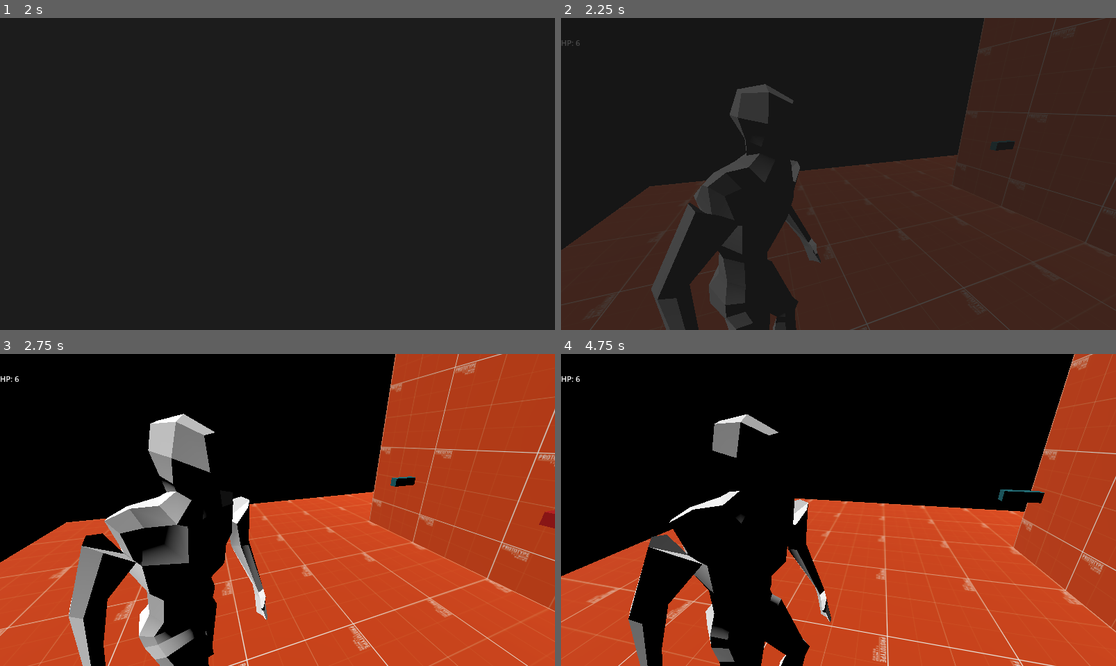
Above: before the commit, frames 1-4 (two rows, left to right).
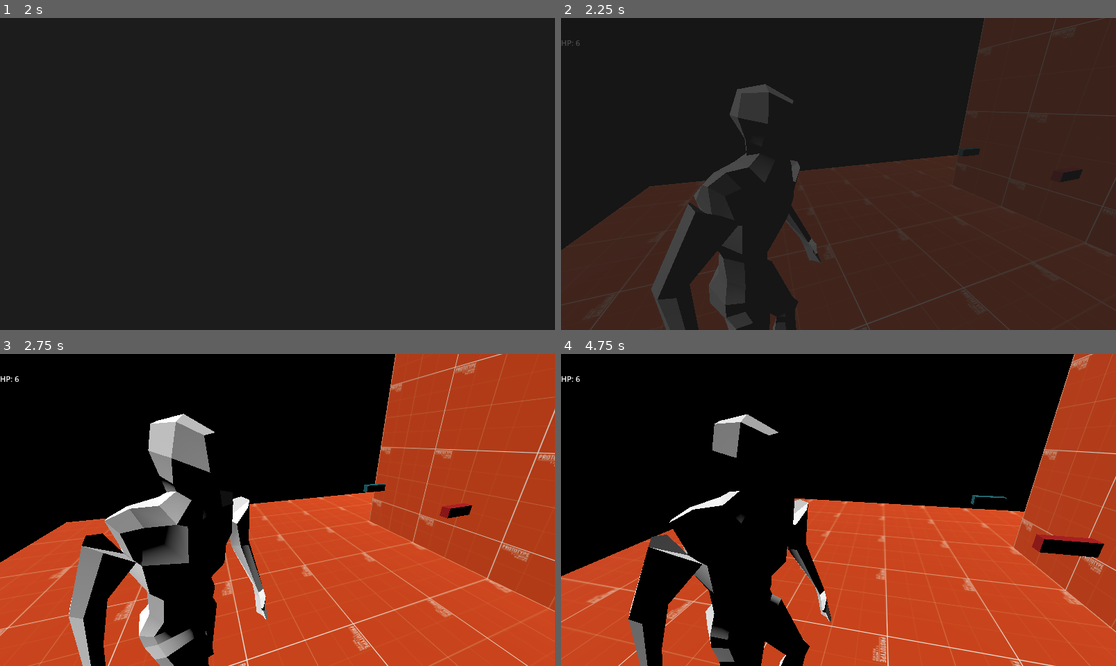
Above: after the commit, the same moments.

Repository: Vosnov/GD_APrototype
Game: Godot game, scene res://Scenes/Menu/main_menu.tscn
The game is run twice, just before and just after one commit, with the same random seed, the same clock (stepped at 60 frames per second) and the same inputs. The engine's default icon, where the game draws it, is replaced by a stand-in: a white triangle on a blue panel in a dark square.
Inputs (mouse positions are in pixels of both pictures, inside the frame that each line leads up to):
- Up to frame 1 (2 s): click "New game" at 0.5 s; click "New game" at 1.25 s
- Up to frame 2 (2.25 s): tap Enter at 2 s; move the mouse to (866, 174) at 2.02 s; hold D (right) from 2.03 s (still down); click (866, 174) at 2.1 s
- Up to frame 3 (2.75 s): keep holding D (right)
- Up to frame 4 (4.75 s): move the mouse to (810, 510) at 2.77 s; release D (right) at 2.78 s; hold A (left) 2.78-3.53 s; tap E (action) at 2.85 s; click (810, 510) at 3.05 s; move the mouse to (849, 503) at 3.52 s; hold Right mouse button (aim) 3.53-4.28 s; hold D (right) from 3.53 s (still down); click (849, 503) at 3.8 s; move the mouse to (832, 516) at 4.27 s; tap S (bottom) at 4.35 s; click (832, 516) at 4.55 s

Frame 1 is identical in both runs. In frame 2, 0.3% of the frame differs, in the area x 71-94%, y 39-53%; in frame 3, 0.5%; in frame 4, 0.9%, in the area x 73-98%, y 43-66%.

Commit message:
localization (items, data, doors, save ui)

Diff:
--- a/Data/ammo_data.tres
+++ b/Data/ammo_data.tres
@@ -5,6 +5,6 @@
 
 [resource]
 script = ExtResource("1_02ruj")
-NAME = "Ammo"
-DESCRIPTION = "Its AMMO"
+NAME = "data.ammo.name"
+DESCRIPTION = "data.ammo.description"
 TEXTURE = ExtResource("1_1mobl")
--- a/Data/key_data.tres
+++ b/Data/key_data.tres
@@ -5,6 +5,6 @@
 
 [resource]
 script = ExtResource("1_44y8d")
-NAME = "Key"
-DESCRIPTION = "Its my KEY"
+NAME = "data.key.name"
+DESCRIPTION = "data.key.description"
 TEXTURE = ExtResource("1_pkv14")
--- a/Data/pistol_data.tres
+++ b/Data/pistol_data.tres
@@ -6,6 +6,6 @@
 [resource]
 script = ExtResource("1_idnmw")
 INDEX = 0
-NAME = "Pistol"
-DESCRIPTION = "Its my Pistol"
+NAME = "data.pistol.name"
+DESCRIPTION = "data.pistol.description"
 TEXTURE = ExtResource("1_ufqia")
--- a/Data/shotgun_data.tres
+++ b/Data/shotgun_data.tres
@@ -6,6 +6,6 @@
 [resource]
 script = ExtResource("2_fj584")
 INDEX = 1
-NAME = "Shotgun"
-DESCRIPTION = "Its my shotgun"
+NAME = "data.shotgun.name"
+DESCRIPTION = "data.shotgun.description"
 TEXTURE = ExtResource("1_gvam5")
--- a/Locale/localization.csv
+++ b/Locale/localization.csv
@@ -12,3 +12,18 @@
 loadSaveMenu.accept.loadGame,Load slot %d?,Загрузить слот %d?
 saveBtn.slot,Slot %d,Слот %d
 saveBtn.emptySlot,Empty slot,Пустой слот
+items.take,I picked up the %s,Я подобрал %s
+items.takeAmmo,I picked up the ammo x%d,Я подобрал патроны x%d
+door.close,The door is broken,Дверь сломана
+door.needKey,I need a key for this door,Для этой двери мне нужен ключ
+door.openBy,I used %s,Я использовал %s
+data.ammo.name,Ammo,Патроны
+data.ammo.description,Ammo,Патроны
+data.key.name,Key,Ключ
+data.key.description,Key,Ключ
+data.pistol.name,Pistol,Пистолет
+data.pistol.description,Pistol,Пистолет
+data.shotgun.name,Shotgun,Дробовик
+data.shotgun.description,Shotgun,Дробовик
+level.name.saveRoom,Save room,Комната сохранений
+message.saveGame,Save the game?,Сохранить игру?
--- a/Nodes/Charecters/player.tscn
+++ b/Nodes/Charecters/player.tscn
@@ -146,7 +146,7 @@
 [node name="UI" parent="." instance=ExtResource("8_xdrrl")]
 
 [node name="BoneAttachment3D" type="BoneAttachment3D" parent="."]
-transform = Transform3D(-0.48052, 0.33695, 0.80967, 0.873224, 0.269226, 0.406198, -0.0811154, 0.90221, -0.423601, -0.341701, 1.1396, 1.5381)
+transform = Transform3D(-0.478877, 0.36162, 0.799942, 0.872452, 0.297228, 0.38792, -0.0974852, 0.883678, -0.457832, -0.341465, 1.15398, 1.51038)
 bone_name = "Bone.011.R"
 bone_idx = 14
 use_external_skeleton = true
@@ -159,37 +159,37 @@
 transform = Transform3D(-0.4, 0, -6.03983e-08, 0, 0.4, 0, 6.03983e-08, 0, -0.4, 0, 0, 0)
 
 [node name="Skeleton3D" parent="myNewPlayer/Armature" index="0"]
-bones/0/position = Vector3(-0.00137169, -0.37306, -0.00549028)
+bones/0/position = Vector3(-0.00133045, -0.374318, -0.00524507)
 bones/0/rotation = Quaternion(0.0186382, -0.196081, -0.00372765, 0.980404)
 bones/1/rotation = Quaternion(0.0697058, -1.36916e-08, -2.80468e-08, 0.997568)
 bones/2/rotation = Quaternion(0.112641, -2.86949e-14, 2.68558e-08, 0.993636)
 bones/3/rotation = Quaternion(-0.103738, 8.51478e-10, -3.35284e-09, 0.994605)
-bones/4/rotation = Quaternion(0.0983413, 0.195166, 3.18761e-10, 0.975828)
+bones/4/rotation = Quaternion(0.144347, 0.194062, -3.5769e-09, 0.970311)
 bones/5/position = Vector3(0.203192, 1.00571, 0.0142442)
-bones/5/rotation = Quaternion(-0.0815713, -0.376516, -0.764182, 0.517308)
+bones/5/rotation = Quaternion(-0.0868308, -0.368788, -0.763569, 0.522894)
 bones/6/position = Vector3(0.0114507, 0.377625, 0.0379625)
-bones/6/rotation = Quaternion(0.0511254, -0.209452, -0.355579, 0.909439)
-bones/7/rotation = Quaternion(0.563475, 0.191496, -0.0341498, 0.802907)
+bones/6/rotation = Quaternion(0.0506516, -0.208768, -0.367742, 0.904774)
+bones/7/rotation = Quaternion(0.586183, 0.183693, -0.0421638, 0.787952)
 bones/11/position = Vector3(-0.170101, 1.01711, 0.0341247)
-bones/11/rotation = Quaternion(0.245631, 0.471723, 0.672776, 0.51431)
+bones/11/rotation = Quaternion(0.236933, 0.456168, 0.67703, 0.526692)
 bones/12/position = Vector3(-0.0310587, 0.396934, -0.0644502)
-bones/12/rotation = Quaternion(0.374867, -0.0134837, 0.200453, 0.905048)
-bones/13/rotation = Quaternion(0.265171, 0.00146139, -0.165197, 0.949943)
-bones/17/position = Vector3(0.237615, 0.133178, 0.0233334)
-bones/17/rotation = Quaternion(-0.316111, 0.187471, 0.911438, -0.184958)
+bones/12/rotation = Quaternion(0.388839, -0.0130236, 0.202824, 0.898608)
+bones/13/rotation = Quaternion(0.289297, 8.41469e-05, -0.173808, 0.941328)
+bones/17/position = Vector3(0.237362, 0.133262, 0.022537)
+bones/17/rotation = Quaternion(-0.317315, 0.186453, 0.91223, -0.179953)
 bones/17/scale = Vector3(1.00004, 0.999997, 1.00006)
-bones/18/rotation = Quaternion(-0.128576, -0.0165572, -0.231716, 0.964107)
+bones/18/rotation = Quaternion(-0.123598, -0.0168863, -0.219736, 0.967551)
 bones/18/scale = Vector3(0.999992, 0.999997, 1)
-bones/19/position = Vector3(-0.246579, 0.130338, 0.0482693)
-bones/19/rotation = Quaternion(0.539244, 0.0598676, 0.835206, 0.0897943)
+bones/19/position = Vector3(-0.246322, 0.130305, 0.0502838)
+bones/19/rotation = Quaternion(0.539569, 0.0534111, 0.835754, 0.0867582)
 bones/19/scale = Vector3(1.00003, 0.999998, 1.00006)
-bones/20/rotation = Quaternion(-0.149635, -0.0133453, 0.278943, 0.948484)
-bones/21/position = Vector3(-0.00997388, 1.04883, 1.60718)
-bones/22/position = Vector3(-0.344255, 1.10742, 1.57371)
-bones/23/position = Vector3(-0.348552, -2.08237, -0.410144)
-bones/24/position = Vector3(-0.46265, -1.15713, 1.08417)
-bones/25/position = Vector3(0.294687, -2.10187, 0.533548)
-bones/26/position = Vector3(-0.0390172, -1.13174, 1.11219)
+bones/20/rotation = Quaternion(-0.142505, -0.012775, 0.267617, 0.952843)
+bones/21/position = Vector3(-0.00997388, 1.04883, 1.57908)
+bones/22/position = Vector3(-0.344255, 1.10742, 1.54562)
+bones/23/position = Vector3(-0.348552, -2.0892, -0.410246)
+bones/24/position = Vector3(-0.460418, -1.15801, 1.08426)
+bones/25/position = Vector3(0.294987, -2.10201, 0.541296)
+bones/26/position = Vector3(-0.0390798, -1.13179, 1.11246)
 
 [node name="CollisionShape3D" type="CollisionShape3D" parent="."]
 transform = Transform3D(1, 0, 0, 0, 1, 0, 0, 0, 1, 0, -0.0584707, -0.125943)
--- a/Nodes/Interractive/door.tscn
+++ b/Nodes/Interractive/door.tscn
@@ -24,7 +24,7 @@
 
 func _ready():
 	if NEED_KEY_DATA:
-		door_opened_message = str(OPENED_MESSAGE, \" \", NEED_KEY_DATA.NAME)
+		door_opened_message = tr(OPENED_MESSAGE) % [NEED_KEY_DATA.NAME]
 	active_node.ACCEPT_STATE = ACCEPT_STATE
 
 func has_key():
@@ -62,9 +62,9 @@
 
 [node name="Door" type="StaticBody3D"]
 script = SubResource("GDScript_8bmqr")
-CLOSE_MESSAGE = "Door closed"
-NEED_ACCEPT_MESSAGE = "Need key"
-OPENED_MESSAGE = "Door opened by:"
+CLOSE_MESSAGE = "door.close"
+NEED_ACCEPT_MESSAGE = "door.needKey"
+OPENED_MESSAGE = "door.openBy"
 
 [node name="MeshInstance3D" type="MeshInstance3D" parent="."]
 material_override = ExtResource("1_wd37w")
--- a/Nodes/Items/ammo.tscn
+++ b/Nodes/Items/ammo.tscn
@@ -6,6 +6,7 @@
 [sub_resource type="BoxMesh" id="BoxMesh_ijody"]
 
 [node name="Ammo" instance=ExtResource("1_fpl3g")]
+TAKE_MESSAGE = "items.takeAmmo"
 
 [node name="MeshInstance3D" type="MeshInstance3D" parent="." index="2"]
 transform = Transform3D(0.25, 0, 0, 0, 0.25, 0, 0, 0, 0.25, 0, 0, 0)
--- /dev/null
+++ b/Nodes/Items/key_item.tscn
@@ -0,0 +1,20 @@
+[gd_scene load_steps=7 format=3 uid="uid://8t6un8bj7dwc"]
+
+[ext_resource type="PackedScene" uid="uid://cgiy16ss3fg6n" path="res://Nodes/Items/pick_up_base.tscn" id="1_ghlso"]
+[ext_resource type="Resource" uid="uid://c1f5nhddcsns4" path="res://Data/key_data.tres" id="2_unqll"]
+[ext_resource type="Script" path="res://Scripts/Data/slot_data.gd" id="3_bpxw1"]
+[ext_resource type="Material" uid="uid://cy3e66p0m55d0" path="res://Materials/test_mat_4.tres" id="4_fklfo"]
+
+[sub_resource type="Resource" id="Resource_kp74a"]
+script = ExtResource("3_bpxw1")
+ITEM_DATA = ExtResource("2_unqll")
+
+[sub_resource type="BoxMesh" id="BoxMesh_pleoo"]
+
+[node name="KeyItem" instance=ExtResource("1_ghlso")]
+SLOT_DATA = SubResource("Resource_kp74a")
+
+[node name="MeshInstance3D" type="MeshInstance3D" parent="." index="2"]
+transform = Transform3D(0.25, 0, 0, 0, 0.25, 0, 0, 0, 0.25, 0, 0, 0)
+material_override = ExtResource("4_fklfo")
+mesh = SubResource("BoxMesh_pleoo")
--- a/Nodes/Items/pick_up_base.tscn
+++ b/Nodes/Items/pick_up_base.tscn
@@ -6,6 +6,7 @@
 [sub_resource type="GDScript" id="GDScript_4pf0e"]
 script/source = "extends Node3D
 
+@export var TAKE_MESSAGE: String = ''
 @export var SLOT_DATA: SlotData
 
 func _ready():
@@ -13,7 +14,10 @@
 		queue_free()
 
 func _on_active_node_action_pressed():
-	Events.emit_signal('message_ui', str('I taked ', SLOT_DATA.ITEM_DATA.NAME))
+	if SLOT_DATA is StackableSlotData:
+		Events.emit_signal('message_ui', tr(TAKE_MESSAGE) % [SLOT_DATA.AMOUNT])
+	else:
+		Events.emit_signal('message_ui', tr(TAKE_MESSAGE) % [SLOT_DATA.ITEM_DATA.NAME])
 	Events.emit_signal('item_pick_up', SLOT_DATA, self)
 "
 
@@ -21,6 +25,7 @@
 
 [node name="PickUpBase" type="Node3D"]
 script = SubResource("GDScript_4pf0e")
+TAKE_MESSAGE = "items.take"
 
 [node name="Area3D" type="Area3D" parent="."]
 collision_layer = 2
--- /dev/null
+++ b/Nodes/Items/pistol_item.tscn
@@ -0,0 +1,22 @@
+[gd_scene load_steps=7 format=3 uid="uid://b7do5bwd05b0w"]
+
+[ext_resource type="PackedScene" uid="uid://cgiy16ss3fg6n" path="res://Nodes/Items/pick_up_base.tscn" id="1_j7cra"]
+[ext_resource type="Resource" uid="uid://d0sjep38cxp8q" path="res://Data/pistol_data.tres" id="2_6v2tu"]
+[ext_resource type="Script" path="res://Scripts/Data/slot_data.gd" id="3_3eqjc"]
+
+[sub_resource type="Resource" id="Resource_m28v7"]
+script = ExtResource("3_3eqjc")
+ITEM_DATA = ExtResource("2_6v2tu")
+
+[sub_resource type="StandardMaterial3D" id="StandardMaterial3D_2afex"]
+albedo_color = Color(0, 0.376471, 0.411765, 1)
+
+[sub_resource type="BoxMesh" id="BoxMesh_1cmn3"]
+
+[node name="PistolItem" instance=ExtResource("1_j7cra")]
+SLOT_DATA = SubResource("Resource_m28v7")
+
+[node name="MeshInstance3D" type="MeshInstance3D" parent="." index="2"]
+transform = Transform3D(0.069, 0, 0, 0, 0.092, 0, 0, 0, 0.299, 0, 0, 0)
+material_override = SubResource("StandardMaterial3D_2afex")
+mesh = SubResource("BoxMesh_1cmn3")
--- /dev/null
+++ b/Nodes/Items/shotgun_item.tscn
@@ -0,0 +1,22 @@
+[gd_scene load_steps=7 format=3 uid="uid://dvnmhjqbx6oyh"]
+
+[ext_resource type="PackedScene" uid="uid://cgiy16ss3fg6n" path="res://Nodes/Items/pick_up_base.tscn" id="1_bm6bv"]
+[ext_resource type="Resource" uid="uid://b6aw1wt4eg03f" path="res://Data/shotgun_data.tres" id="2_6b07s"]
+[ext_resource type="Script" path="res://Scripts/Data/slot_data.gd" id="3_ilpwq"]
+
+[sub_resource type="Resource" id="Resource_5vsln"]
+script = ExtResource("3_ilpwq")
+ITEM_DATA = ExtResource("2_6b07s")
+
+[sub_resource type="StandardMaterial3D" id="StandardMaterial3D_gukwo"]
+albedo_color = Color(0.658824, 0, 0, 1)
+
+[sub_resource type="BoxMesh" id="BoxMesh_2yi30"]
+
+[node name="ShotgunItem" instance=ExtResource("1_bm6bv")]
+SLOT_DATA = SubResource("Resource_5vsln")
+
+[node name="MeshInstance3D" type="MeshInstance3D" parent="." index="2"]
+transform = Transform3D(0.069, 0, 0, 0, 0.092, 0, 0, 0, 0.299, 0, 0, 0)
+material_override = SubResource("StandardMaterial3D_gukwo")
+mesh = SubResource("BoxMesh_2yi30")
--- a/Nodes/UI/save_btn.tscn
+++ b/Nodes/UI/save_btn.tscn
@@ -43,6 +43,7 @@
 text = "Test"
 horizontal_alignment = 1
 vertical_alignment = 1
+autowrap_mode = 2
 uppercase = true
 
 [node name="Date" type="Label" parent="Control/VBoxContainer"]
--- a/Nodes/UI/save_ui.tscn
+++ b/Nodes/UI/save_ui.tscn
@@ -47,7 +47,7 @@
 		btn.SAVE_INDEX = index
 
 		if save_data != null:
-			btn.LEVEL_NAME = save_data.level_name
+			btn.LEVEL_NAME = tr(save_data.level_name)
 			btn.DATE = GlobalVariables.get_date_format(save_data.date)
 		else:
 			btn.IS_EMPTY = true
@@ -63,7 +63,7 @@
 [node name="SaveUI" type="CanvasLayer"]
 process_mode = 3
 script = SubResource("GDScript_d28fw")
-SAVE_MESSAGE = "Save?"
+SAVE_MESSAGE = "message.saveGame"
 ACCEPT_UI = ExtResource("1_y2kgs")
 SAVE_BTN_UI = ExtResource("2_yc81m")
 
--- a/Scenes/room_3.tscn
+++ b/Scenes/room_3.tscn
@@ -1,21 +1,12 @@
-[gd_scene load_steps=14 format=3 uid="uid://bekqfj12terc0"]
+[gd_scene load_steps=9 format=3 uid="uid://bekqfj12terc0"]
 
 [ext_resource type="Material" uid="uid://bnqe3hv7a5mjc" path="res://Materials/test_mat_1.tres" id="1_q0tqy"]
+[ext_resource type="PackedScene" uid="uid://8t6un8bj7dwc" path="res://Nodes/Items/key_item.tscn" id="3_v7qhv"]
 [ext_resource type="Material" uid="uid://dwxhp3awetry4" path="res://Materials/test_mat_3.tres" id="4_hj3s7"]
 [ext_resource type="PackedScene" uid="uid://dmruxdnqw4rtm" path="res://Nodes/Charecters/player.tscn" id="5_jafbj"]
 [ext_resource type="PackedScene" uid="uid://728vxpr147if" path="res://Nodes/MainCamera.tscn" id="6_kg5le"]
-[ext_resource type="PackedScene" uid="uid://cgiy16ss3fg6n" path="res://Nodes/Items/pick_up_base.tscn" id="7_chj7x"]
-[ext_resource type="Material" uid="uid://cy3e66p0m55d0" path="res://Materials/test_mat_4.tres" id="8_cy7ol"]
-[ext_resource type="Resource" uid="uid://c1f5nhddcsns4" path="res://Data/key_data.tres" id="8_ro5wj"]
-[ext_resource type="Script" path="res://Scripts/Data/slot_data.gd" id="9_c4jyp"]
 [ext_resource type="PackedScene" uid="uid://bqfcpdoke7pig" path="res://Nodes/Charecters/Enemy/enemy_type_1.tscn" id="10_adyxq"]
 [ext_resource type="PackedScene" uid="uid://dsbmcxe7n4yyv" path="res://Nodes/Interractive/door.tscn" id="10_b48wn"]
-
-[sub_resource type="Resource" id="Resource_hxhg7"]
-script = ExtResource("9_c4jyp")
-ITEM_DATA = ExtResource("8_ro5wj")
-
-[sub_resource type="BoxMesh" id="BoxMesh_t8i8q"]
 
 [sub_resource type="NavigationMesh" id="NavigationMesh_e1a6g"]
 vertices = PackedVector3Array(-3.6, 4.965, -13.9211, -2.2, 4.965, -14.1211, -2.4, 4.965, -14.9211, -9.8, 4.965, -14.921 …(2960 unchanged characters)…
@@ -35,14 +26,8 @@
 transform = Transform3D(1, 0, 1.06581e-14, 0, 1, 0, -1.06581e-14, 0, 1, 0.111892, 1.45736, 4.36333)
 TARGET = NodePath("../Player2")
 
-[node name="PickUpBase" parent="." instance=ExtResource("7_chj7x")]
+[node name="KeyItem" parent="." instance=ExtResource("3_v7qhv")]
 transform = Transform3D(1, 0, 0, 0, 1, 0, 0, 0, 1, 3.65997, 1.38675, -5.52475)
-SLOT_DATA = SubResource("Resource_hxhg7")
-
-[node name="MeshInstance3D" type="MeshInstance3D" parent="PickUpBase"]
-transform = Transform3D(0.25, 0, 0, 0, 0.25, 0, 0, 0, 0.25, 0, 0, 0)
-material_override = ExtResource("8_cy7ol")
-mesh = SubResource("BoxMesh_t8i8q")
 
 [node name="Door" parent="." instance=ExtResource("10_b48wn")]
 transform = Transform3D(1, 0, 0, 0, 1, 0, 0, 0, 1, 0, 1.5, 5.95)
--- a/Scenes/save_room.tscn
+++ b/Scenes/save_room.tscn
@@ -44,5 +44,5 @@
 
 [node name="SaveNode" parent="." instance=ExtResource("6_0p0iw")]
 transform = Transform3D(-4.37114e-08, 0, 1, 0, 1, 0, -1, 0, -4.37114e-08, -0.639866, 1.56396, -1.81688)
-LEVEL_NAME = "Save Room"
+LEVEL_NAME = "level.name.saveRoom"
 LEVEL_PATH = "res://Scenes/save_room.tscn"
--- a/Scenes/test_scene.tscn
+++ b/Scenes/test_scene.tscn
@@ -1,32 +1,12 @@
-[gd_scene load_steps=16 format=3 uid="uid://ymyfncjem0fi"]
+[gd_scene load_steps=8 format=3 uid="uid://ymyfncjem0fi"]
 
 [ext_resource type="PackedScene" uid="uid://dmruxdnqw4rtm" path="res://Nodes/Charecters/player.tscn" id="1_i475y"]
 [ext_resource type="Material" uid="uid://bnqe3hv7a5mjc" path="res://Materials/test_mat_1.tres" id="1_raqd1"]
 [ext_resource type="PackedScene" uid="uid://728vxpr147if" path="res://Nodes/MainCamera.tscn" id="2_0qrda"]
 [ext_resource type="Resource" uid="uid://c1f5nhddcsns4" path="res://Data/key_data.tres" id="4_8r63q"]
-[ext_resource type="PackedScene" uid="uid://cgiy16ss3fg6n" path="res://Nodes/Items/pick_up_base.tscn" id="6_pcpq6"]
+[ext_resource type="PackedScene" uid="uid://b7do5bwd05b0w" path="res://Nodes/Items/pistol_item.tscn" id="6_lsgla"]
 [ext_resource type="PackedScene" uid="uid://dsbmcxe7n4yyv" path="res://Nodes/Interractive/door.tscn" id="7_1ch7u"]
-[ext_resource type="Resource" uid="uid://d0sjep38cxp8q" path="res://Data/pistol_data.tres" id="7_b3r7h"]
-[ext_resource type="Script" path="res://Scripts/Data/slot_data.gd" id="8_2g34r"]
-[ext_resource type="Resource" uid="uid://b6aw1wt4eg03f" path="res://Data/shotgun_data.tres" id="9_e183l"]
-
-[sub_resource type="Resource" id="Resource_l1bxx"]
-script = ExtResource("8_2g34r")
-ITEM_DATA = ExtResource("7_b3r7h")
-
-[sub_resource type="StandardMaterial3D" id="StandardMaterial3D_124ax"]
-albedo_color = Color(0, 0.376471, 0.411765, 1)
-
-[sub_resource type="BoxMesh" id="BoxMesh_rcw2w"]
-
-[sub_resource type="Resource" id="Resource_6xmej"]
-script = ExtResource("8_2g34r")
-ITEM_DATA = ExtResource("9_e183l")
-
-[sub_resource type="StandardMaterial3D" id="StandardMaterial3D_xxj47"]
-albedo_color = Color(0.658824, 0, 0, 1)
-
-[sub_resource type="BoxMesh" id="BoxMesh_f8fqw"]
+[ext_resource type="PackedScene" uid="uid://dvnmhjqbx6oyh" path="res://Nodes/Items/shotgun_item.tscn" id="7_chgd7"]
 
 [node name="TestScene" type="Node3D"]
 
@@ -92,20 +72,8 @@
 transform = Transform3D(-4.37114e-08, 0, 1, 0, 1, 0, -1, 0, -4.37114e-08, 1.07001, 1.52476, 9.83544)
 TARGET = NodePath("../Player2")
 
-[node name="PickUpBase" parent="." instance=ExtResource("6_pcpq6")]
-transform = Transform3D(1, 0, 0, 0, 1, 0, 0, 0, 1, 0.35014, 1.64865, 6.92981)
-SLOT_DATA = SubResource("Resource_l1bxx")
+[node name="PistolItem" parent="." instance=ExtResource("6_lsgla")]
+transform = Transform3D(1, 0, 0, 0, 1, 0, 0, 0, 1, 0, 1.5, 7)
 
-[node name="MeshInstance3D" type="MeshInstance3D" parent="PickUpBase"]
-transform = Transform3D(0.069, 0, 0, 0, 0.092, 0, 0, 0, 0.299, 0, 0, 0)
-material_override = SubResource("StandardMaterial3D_124ax")
-mesh = SubResource("BoxMesh_rcw2w")
-
-[node name="PickUpBase2" parent="." instance=ExtResource("6_pcpq6")]
-transform = Transform3D(1, 0, 0, 0, 1, 0, 0, 0, 1, 1.5468, 1.61601, 6.88187)
-SLOT_DATA = SubResource("Resource_6xmej")
-
-[node name="MeshInstance3D" type="MeshInstance3D" parent="PickUpBase2"]
-transform = Transform3D(0.069, 0, 0, 0, 0.092, 0, 0, 0, 0.299, 0, 0, 0)
-material_override = SubResource("StandardMaterial3D_xxj47")
-mesh = SubResource("BoxMesh_f8fqw")
+[node name="ShotgunItem" parent="." instance=ExtResource("7_chgd7")]
+transform = Transform3D(1, 0, 0, 0, 1, 0, 0, 0, 1, 1, 1.5, 7)
--- a/Scripts/Data/item_data.gd
+++ b/Scripts/Data/item_data.gd
@@ -1,6 +1,10 @@
 extends Resource
 class_name ItemData
 
-@export var NAME: String
-@export_multiline var DESCRIPTION: String
+@export var NAME: String:
+	get:
+		return tr(NAME)
+@export var DESCRIPTION: String:
+	get:
+		return tr(DESCRIPTION)
 @export var TEXTURE: Texture2D
Binary file changed: Locale/localization.en.translation
Binary file changed: Locale/localization.ru.translation
Not shown, removed: Locale/.~lock.localization.csv#
